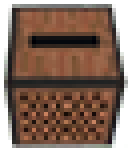
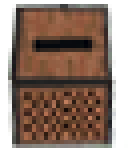
Revision of a layered w=128, h=160 image; what changed, layer by layer:
added layer "Layer 2" above "Layer 3" over 60, 4, 116, 80
added layer "Layer 3" above "Layer 4" over 64, 80, 128, 148
added layer "Layer 4" above "Layer 6" over 8, 80, 64, 148
added layer "Layer 6" above "Layer 5" over 28, 28, 60, 60
added layer "Layer 5" above "Screen Shot 2020-10-03 at 18.09.07" over 8, 4, 68, 80
hid "Screen Shot 2020-10-03 at 18.09.07" over 4, 4, 128, 148
